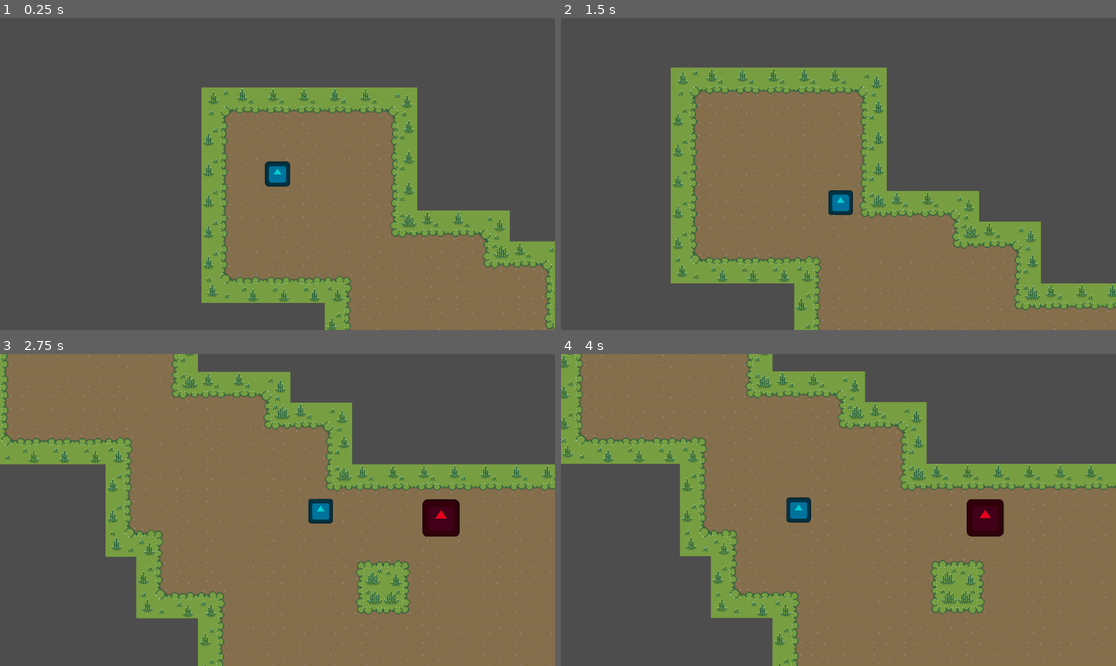
Above: before the commit, frames 1-4 (two rows, left to right).
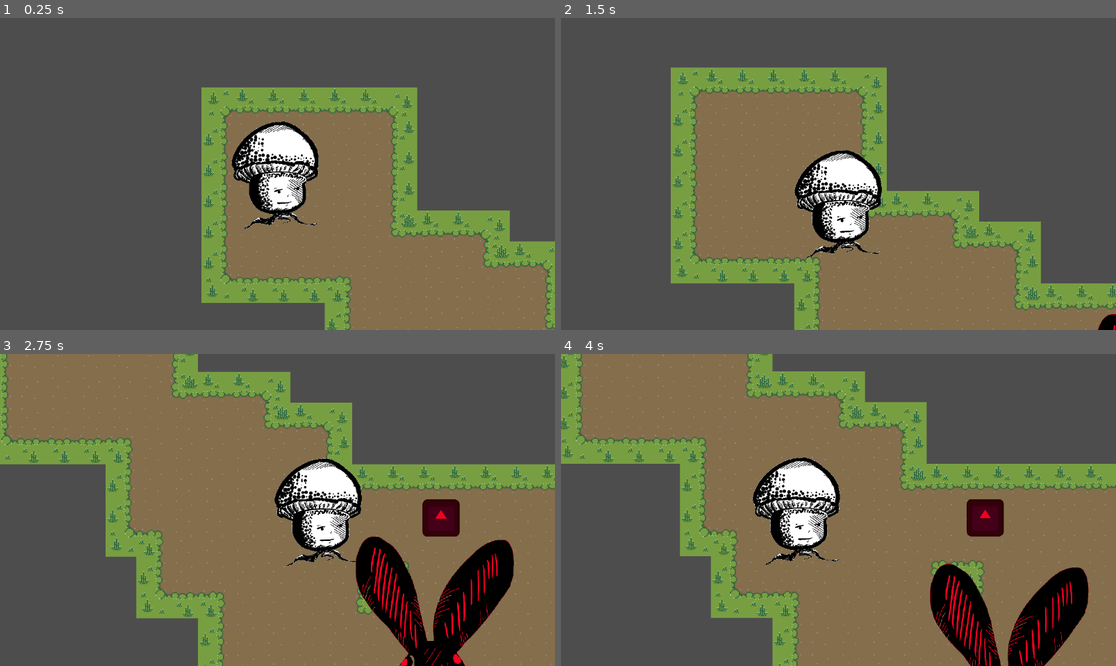
Above: after the commit, the same moments.

Repository: MoeOverload/Hugh-Fungus-Demo
Game: Godot game, scene res://main.tscn
Two runs of this game, one before a commit and one after it. Both use one fixed random seed, a clock stepped at 60 frames per second and the inputs below. The engine's default icon, where the game draws it, is replaced by a stand-in: a white triangle on a blue panel in a dark square.
Inputs:
- Up to frame 1 (0.25 s): no input
- Up to frame 2 (1.5 s): tap Enter at 0.5 s; hold D (right) 0.53-1.28 s; hold S (down) from 1.28 s (still down)
- Up to frame 3 (2.75 s): release S (down) at 2.03 s; hold D (right) from 2.03 s (still down)
- Up to frame 4 (4 s): release D (right) at 2.78 s; hold W (up) 2.78-3.53 s; hold A (left) from 3.53 s (still down)

The runs differ from the first frame. In frame 1, 3.6% of the frame differs, in the area x 41-58%, y 33-68%; in frame 2, 3.8%; in frame 3, 10%, in the area x 49-93%, y 33-100%; in frame 4, 9.2%.

Commit message:
Add enemies and inherited scenes to make enemy creation modular - useful for waves later on

Diff:
--- /dev/null
+++ b/hugh-fungus/Ant.tscn
@@ -0,0 +1,20 @@
+[gd_scene load_steps=4 format=3 uid="uid://g4rsim3n4vbm"]
+
+[ext_resource type="PackedScene" uid="uid://cwgigt1y0jsyu" path="res://enemy.tscn" id="1_6d58j"]
+[ext_resource type="Texture2D" uid="uid://cqs4xbfrev0i0" path="res://Art/Enemies/Ant_sprite.png" id="2_yahas"]
+
+[sub_resource type="SpriteFrames" id="SpriteFrames_y1ll1"]
+animations = [{
+"frames": [{
+"duration": 1.0,
+"texture": ExtResource("2_yahas")
+}],
+"loop": true,
+"name": &"idle",
+"speed": 5.0
+}]
+
+[node name="enemy" instance=ExtResource("1_6d58j")]
+
+[node name="AnimatedSprite2D" parent="." index="2"]
+sprite_frames = SubResource("SpriteFrames_y1ll1")
--- /dev/null
+++ b/hugh-fungus/Bunny.tscn
@@ -0,0 +1,21 @@
+[gd_scene load_steps=4 format=3 uid="uid://b5nji5plcet7e"]
+
+[ext_resource type="PackedScene" uid="uid://cwgigt1y0jsyu" path="res://enemy.tscn" id="1_3uiim"]
+[ext_resource type="Texture2D" uid="uid://c4wlgmpkase75" path="res://Art/Enemies/Bunny_sprite.png" id="2_v5keo"]
+
+[sub_resource type="SpriteFrames" id="SpriteFrames_bwboh"]
+animations = [{
+"frames": [{
+"duration": 1.0,
+"texture": ExtResource("2_v5keo")
+}],
+"loop": true,
+"name": &"idle",
+"speed": 5.0
+}]
+
+[node name="enemy" instance=ExtResource("1_3uiim")]
+
+[node name="AnimatedSprite2D" parent="." index="2"]
+modulate = Color(0.9607843, 0, 0.12941177, 1)
+sprite_frames = SubResource("SpriteFrames_bwboh")
--- /dev/null
+++ b/hugh-fungus/Deer.tscn
@@ -0,0 +1,20 @@
+[gd_scene load_steps=4 format=3 uid="uid://cy371jifyb6lr"]
+
+[ext_resource type="PackedScene" uid="uid://cwgigt1y0jsyu" path="res://enemy.tscn" id="1_c3wsx"]
+[ext_resource type="Texture2D" uid="uid://dty0jeo0p4v8" path="res://Art/Enemies/Deer_sprite.png" id="2_tijgk"]
+
+[sub_resource type="SpriteFrames" id="SpriteFrames_na80a"]
+animations = [{
+"frames": [{
+"duration": 1.0,
+"texture": ExtResource("2_tijgk")
+}],
+"loop": true,
+"name": &"idle",
+"speed": 5.0
+}]
+
+[node name="enemy" instance=ExtResource("1_c3wsx")]
+
+[node name="AnimatedSprite2D" parent="." index="2"]
+sprite_frames = SubResource("SpriteFrames_na80a")
--- /dev/null
+++ b/hugh-fungus/Rat.tscn
@@ -0,0 +1,21 @@
+[gd_scene load_steps=4 format=3 uid="uid://cxsthtnwuqx8"]
+
+[ext_resource type="PackedScene" uid="uid://cwgigt1y0jsyu" path="res://enemy.tscn" id="1_3qrag"]
+[ext_resource type="Texture2D" uid="uid://cw7d6dxt7ggyy" path="res://Art/Enemies/Rat_sprite.png" id="2_4ap6t"]
+
+[sub_resource type="SpriteFrames" id="SpriteFrames_8ke84"]
+animations = [{
+"frames": [{
+"duration": 1.0,
+"texture": ExtResource("2_4ap6t")
+}],
+"loop": true,
+"name": &"idle",
+"speed": 5.0
+}]
+
+[node name="enemy" instance=ExtResource("1_3qrag")]
+
+[node name="AnimatedSprite2D" parent="." index="2"]
+modulate = Color(0.9607843, 0, 0.12941177, 1)
+sprite_frames = SubResource("SpriteFrames_8ke84")
--- /dev/null
+++ b/hugh-fungus/Snail.tscn
@@ -0,0 +1,20 @@
+[gd_scene load_steps=4 format=3 uid="uid://dlkqli26yx0tq"]
+
+[ext_resource type="PackedScene" uid="uid://cwgigt1y0jsyu" path="res://enemy.tscn" id="1_3miyd"]
+[ext_resource type="Texture2D" uid="uid://djswxtdralcn3" path="res://Art/Enemies/Snail_sprite.png" id="2_i6obs"]
+
+[sub_resource type="SpriteFrames" id="SpriteFrames_s4s51"]
+animations = [{
+"frames": [{
+"duration": 1.0,
+"texture": ExtResource("2_i6obs")
+}],
+"loop": true,
+"name": &"idle",
+"speed": 5.0
+}]
+
+[node name="enemy" instance=ExtResource("1_3miyd")]
+
+[node name="AnimatedSprite2D" parent="." index="2"]
+sprite_frames = SubResource("SpriteFrames_s4s51")
--- /dev/null
+++ b/hugh-fungus/XP_diamond_base.gd
@@ -0,0 +1,24 @@
+extends Area2D
+
+#declare traits
+var xp = 0 #mutable, experience = value of the "type" of diamond we make out of this
+				   #green = 5, blue = 50, red = 500
+var radius = 500 #radius for player to magnet gems in
+var speed = 250
+
+
+#replicable physics - all diamonds will act this way
+#reference player, target it, pull self to player -> capsule collision -> add xp
+
+var player_ref: Node = null
+
+func _ready():
+	player_ref = get_tree().get_nodes_in_group("Player")[0]
+
+ #how the gems pull themselves to the player
+func _physics_process(_delta):
+	if player_ref and global_position.distance_to(player_ref.global_position) < radius:
+		var dir = (player_ref.global_position - global_position).normalized()
+		global_position += dir * speed * _delta
+
+#thats all we need, the player will add xp to itself once obtaining the diamonds
--- /dev/null
+++ b/hugh-fungus/XP_diamond_base.tscn
@@ -0,0 +1,10 @@
+[gd_scene load_steps=2 format=3 uid="uid://dg10p7dpke062"]
+
+[sub_resource type="CapsuleShape2D" id="CapsuleShape2D_4fm0p"]
+
+[node name="XP_DIAMOND (area2D)" type="Area2D"]
+
+[node name="CollisionShape2D" type="CollisionShape2D" parent="."]
+shape = SubResource("CapsuleShape2D_4fm0p")
+
+[node name="Sprite2D" type="Sprite2D" parent="."]
--- a/hugh-fungus/enemy.tscn
+++ b/hugh-fungus/enemy.tscn
@@ -16,7 +16,7 @@
 "texture": ExtResource("1_7k104")
 }],
 "loop": true,
-"name": &"default",
+"name": &"idle",
 "speed": 5.0
 }]
 
@@ -35,10 +35,11 @@
 shape = SubResource("CircleShape2D_4gyqm")
 
 [node name="AnimatedSprite2D" type="AnimatedSprite2D" parent="."]
-modulate = Color(0.91674685, 0, 0.12259779, 1)
+modulate = Color(0.95888215, 0, 0.13008961, 1)
 z_index = 2
 scale = Vector2(0.3, 0.3)
 sprite_frames = SubResource("SpriteFrames_4gyqm")
+animation = &"idle"
 
 [node name="rand_Move_Timer" type="Timer" parent="."]
 wait_time = 2.01
--- a/hugh-fungus/main.tscn
+++ b/hugh-fungus/main.tscn
@@ -1,8 +1,13 @@
-[gd_scene load_steps=8 format=4 uid="uid://8gomhx5y7jgw"]
+[gd_scene load_steps=13 format=4 uid="uid://8gomhx5y7jgw"]
 
 [ext_resource type="Texture2D" uid="uid://bg4466vj7afwj" path="res://ground-layers(32x32).png" id="1_ig7tw"]
 [ext_resource type="PackedScene" uid="uid://dp660ag48wxkg" path="res://player.tscn" id="2_0xm2m"]
 [ext_resource type="PackedScene" uid="uid://cwgigt1y0jsyu" path="res://enemy.tscn" id="3_h2yge"]
+[ext_resource type="PackedScene" uid="uid://g4rsim3n4vbm" path="res://Ant.tscn" id="4_1bvp3"]
+[ext_resource type="PackedScene" uid="uid://dlkqli26yx0tq" path="res://Snail.tscn" id="5_5vw27"]
+[ext_resource type="PackedScene" uid="uid://cxsthtnwuqx8" path="res://Rat.tscn" id="6_kek77"]
+[ext_resource type="PackedScene" uid="uid://b5nji5plcet7e" path="res://Bunny.tscn" id="7_4c57u"]
+[ext_resource type="PackedScene" uid="uid://cy371jifyb6lr" path="res://Deer.tscn" id="8_efxa6"]
 
 [sub_resource type="TileSetAtlasSource" id="TileSetAtlasSource_0xm2m"]
 texture = ExtResource("1_ig7tw")
@@ -777,3 +782,18 @@
 
 [node name="enemy2" parent="." instance=ExtResource("3_h2yge")]
 position = Vector2(817, 530)
+
+[node name="Ant (tscn)" parent="." instance=ExtResource("4_1bvp3")]
+position = Vector2(1237, 363)
+
+[node name="Snail(tscn)" parent="." instance=ExtResource("5_5vw27")]
+position = Vector2(1037, 503)
+
+[node name="Rat (tscn)" parent="." instance=ExtResource("6_kek77")]
+position = Vector2(2352, 259)
+
+[node name="Bunny (tscn)" parent="." instance=ExtResource("7_4c57u")]
+position = Vector2(589, 439)
+
+[node name="Deer (tscn)" parent="." instance=ExtResource("8_efxa6")]
+position = Vector2(776, 394)
--- a/hugh-fungus/player.gd
+++ b/hugh-fungus/player.gd
@@ -1,42 +1,59 @@
 extends CharacterBody2D
 
-#build a player state machine using enum
+@export var speed = 250
 
 
-var enemy
-var damaged = false
-var direction
-@export var player_health = 200
-@export var speed = 250
+
+#start of Js work
+
+#players current xp
+var current_xp = 0
+# players total xp | used for timed events, etc
+var total_xp = 0
+var current_level = 1
+
+func add_experience(value):
+	var new_xp = current_xp + value
+
+	var cost_of_next = cost_of_next_lvl(current_level)
+#while the player has more xp than the cost of the next level, do some math
+	while new_xp >= cost_of_next:
+		new_xp -= cost_of_next
+		level_up()
+		cost_of_next = cost_of_next_lvl(current_level)
+
+	current_xp = new_xp
+
+#cost of next lvl based on current lvl, n
+func cost_of_next_lvl(n):
+	var base = 50
+	var r = 3
+
+	# levels 1-25
+	if n in range(1, 26):   # 1 to 25
+		return base + r
+	elif n in range(26, 51):  # 26 to 50
+		return base + r**2
+	elif n in range(51, 76):  # 51 to 75
+		return base + r**3
+	elif n in range(76, 101):  # 76 to 100
+		return base + r**4
+	else:
+		# optional: scale beyond level 100 if player keeps leveling
+		return base + r**5
+
+
+
+func level_up():
+	current_level += 1
+
+
+#end of Js work
 
 func get_input():
 	var input_direction = Input.get_vector("left", "right", "up", "down")
 	velocity = input_direction * speed
 
 func _physics_process(_delta):
-	if damaged == true:
-		player_hit()
-
-	else:
-		get_input()
+	get_input()
 	move_and_slide()
-
-
-func _on_damage_area_area_entered(area: Area2D) -> void:
-	if area.is_in_group('enemy_hitbox'):
-		enemy = area
-		damaged = true
-		#current_state = State.damaged
-
-
-func player_hit():
-	player_health -= 20
-	direction = (enemy.global_position + self.global_position).normalized()
-	velocity = (direction * speed )* 2
-	print(player_health)
-	damaged = false
-
-
-func _on_damage_area_area_exited(area: Area2D) -> void:
-	if area.is_in_group('enemy_hitbox'):
-		enemy = null
--- a/hugh-fungus/player.tscn
+++ b/hugh-fungus/player.tscn
@@ -1,17 +1,17 @@
 [gd_scene load_steps=6 format=3 uid="uid://dp660ag48wxkg"]
 
-[ext_resource type="Texture2D" uid="uid://c8athvu031028" path="res://icon.svg" id="1_4flbx"]
 [ext_resource type="Script" uid="uid://dcy5fup0eofgv" path="res://player.gd" id="1_onrkg"]
+[ext_resource type="Texture2D" uid="uid://bd32vh1mb823g" path="res://Art/HughFungus_sprite.png" id="2_onrkg"]
 
 [sub_resource type="SpriteFrames" id="SpriteFrames_onrkg"]
 animations = [{
 "frames": [{
 "duration": 1.0,
-"texture": ExtResource("1_4flbx")
+"texture": ExtResource("2_onrkg")
 }],
 "loop": true,
-"name": &"default",
-"speed": 5.0
+"name": &"idle",
+"speed": 1.0
 }]
 
 [sub_resource type="CircleShape2D" id="CircleShape2D_i3pqv"]
@@ -25,9 +25,9 @@
 script = ExtResource("1_onrkg")
 
 [node name="AnimatedSprite2D" type="AnimatedSprite2D" parent="."]
-modulate = Color(7.70092e-07, 0.8182658, 0.8186636, 1)
 scale = Vector2(0.2, 0.2)
 sprite_frames = SubResource("SpriteFrames_onrkg")
+animation = &"idle"
 
 [node name="CollisionShape2D" type="CollisionShape2D" parent="."]
 shape = SubResource("CircleShape2D_i3pqv")
Binary file added: hugh-fungus/Art/Enemies/Ant_sprite.png
Not shown, added: hugh-fungus/Art/Enemies/Ant_sprite.png.import
Binary file added: hugh-fungus/Art/Enemies/Bunny_sprite.png
Not shown, added: hugh-fungus/Art/Enemies/Bunny_sprite.png.import
Binary file added: hugh-fungus/Art/Enemies/Deer_sprite.png
Not shown, added: hugh-fungus/Art/Enemies/Deer_sprite.png.import
Binary file added: hugh-fungus/Art/Enemies/Rat_sprite.png
Not shown, added: hugh-fungus/Art/Enemies/Rat_sprite.png.import
Binary file added: hugh-fungus/Art/Enemies/Snail_sprite.png
Not shown, added: hugh-fungus/Art/Enemies/Snail_sprite.png.import
Binary file added: hugh-fungus/Art/HughFungus_sprite.png
Not shown, added: hugh-fungus/Art/HughFungus_sprite.png.import
(and 7 more such lines)
